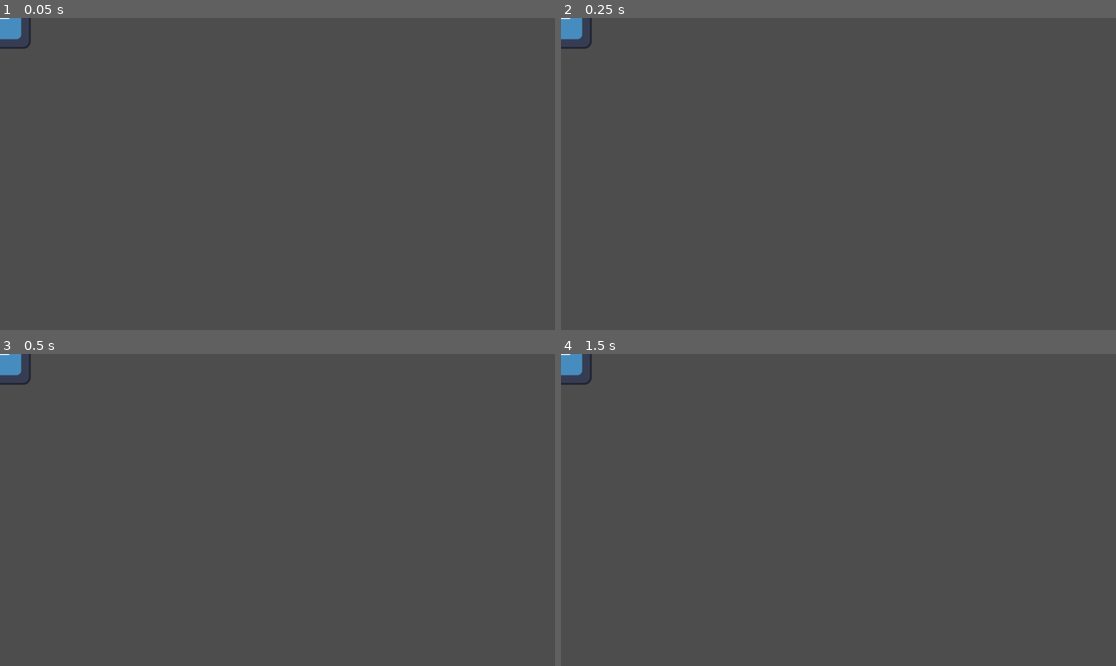
Above: before the commit, frames 1-4 (two rows, left to right).
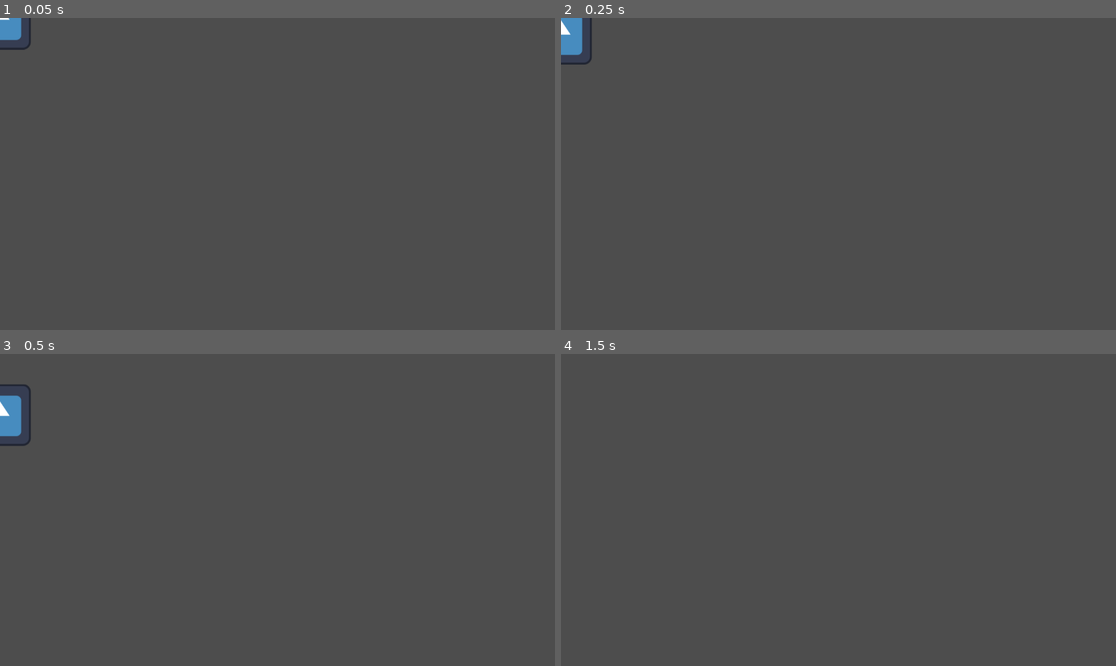
Above: after the commit, the same moments.

Repository: jormcdev/Poki-game-
Game: Godot game, scene res://player.tscn
Two runs of this game, one before a commit and one after it. Both use one fixed random seed, a clock stepped at 60 frames per second and the inputs below. Before the commit the project has no main scene; this scene is started directly in both runs. The engine's default icon, where the game draws it, is replaced by a stand-in: a white triangle on a blue panel in a dark square.
Inputs:
- Up to frame 1 (0.05 s): no input
- Up to frame 2 (0.25 s): no input
- Up to frame 3 (0.5 s): no input
- Up to frame 4 (1.5 s): hold Right (ui_right) from 0.53 s (still down); tap Up (ui_up) at 0.6, 0.77, 1.07, 1.35 s

The runs differ from the first frame. In frame 1, less than 0.1% of the frame differs, in the area x 0-6%, y 0-11%; in frame 2, 0.3%; in frame 3, 1.0%, in the area x 0-6%, y 0-30%; in frame 4, 0.3%.

Commit message:
Sistema de control de jugador base

Diff:
--- /dev/null
+++ b/sys-player-controller/player.gd
@@ -0,0 +1,23 @@
+extends CharacterBody2D
+
+@export var speed: float = 300.0
+@export var jump_force: float = -400.0
+@export var gravity: float = 980.0
+
+func _physics_process(delta: float) -> void:
+	# Gravedad
+	if not is_on_floor():
+		velocity.y += gravity * delta
+
+	# Salto
+	if Input.is_action_just_pressed("ui_up") and is_on_floor():
+		velocity.y = jump_force
+
+	# Movimiento lateral
+	var direction := Input.get_axis("ui_left", "ui_right")
+	if direction:
+		velocity.x = direction * speed
+	else:
+		velocity.x = move_toward(velocity.x, 0, speed)
+
+	move_and_slide()
--- a/sys-player-controller/player.tscn
+++ b/sys-player-controller/player.tscn
@@ -1,6 +1,7 @@
 [gd_scene format=3 uid="uid://pllcp0woqi0e"]
 
 [ext_resource type="Texture2D" uid="uid://c7mxowwpokew5" path="res://icon.svg" id="1_4flbx"]
+[ext_resource type="Script" uid="uid://bur41y81kthn0" path="res://player.gd" id="1_onrkg"]
 
 [sub_resource type="RectangleShape2D" id="RectangleShape2D_onrkg"]
 size = Vector2(125, 122)
@@ -8,6 +9,7 @@
 [node name="Node2D" type="Node2D" unique_id=1249233436]
 
 [node name="player" type="CharacterBody2D" parent="." unique_id=261033099]
+script = ExtResource("1_onrkg")
 
 [node name="Sprite2D" type="Sprite2D" parent="player" unique_id=1087880098]
 texture = ExtResource("1_4flbx")
--- a/sys-player-controller/project.godot
+++ b/sys-player-controller/project.godot
@@ -11,6 +11,7 @@
 [application]
 
 config/name="sys_player_controller"
+run/main_scene="uid://pllcp0woqi0e"
 config/features=PackedStringArray("4.6", "GL Compatibility")
 config/icon="res://icon.svg"
 
Not shown, added: sys-player-controller/player.gd.uid
